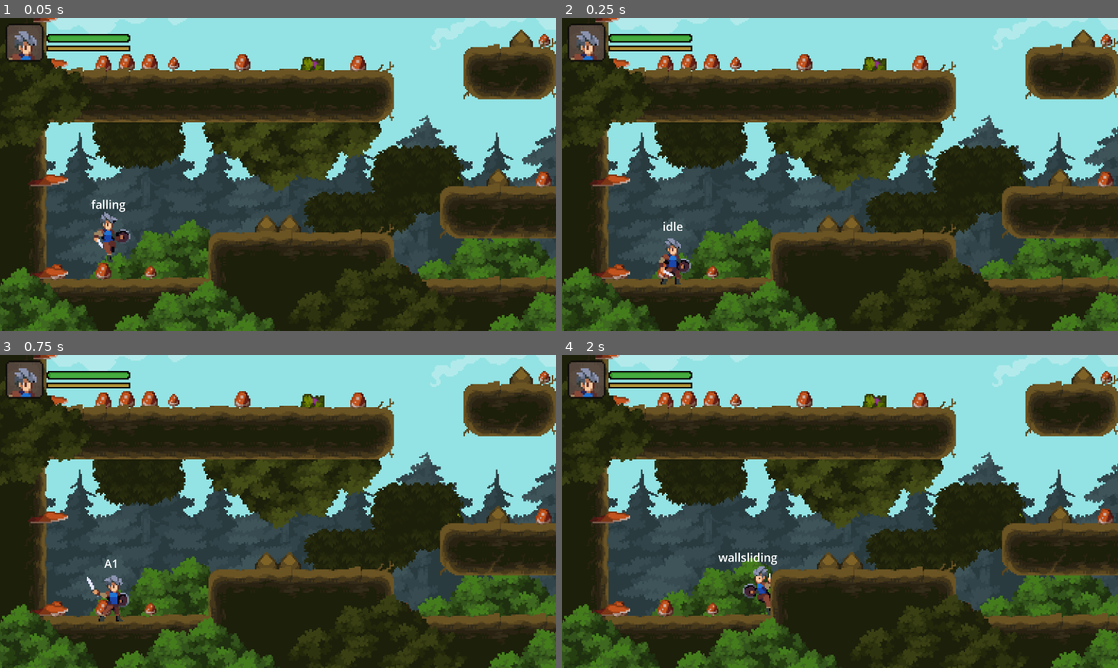
Above: before the commit, frames 1-4 (two rows, left to right).
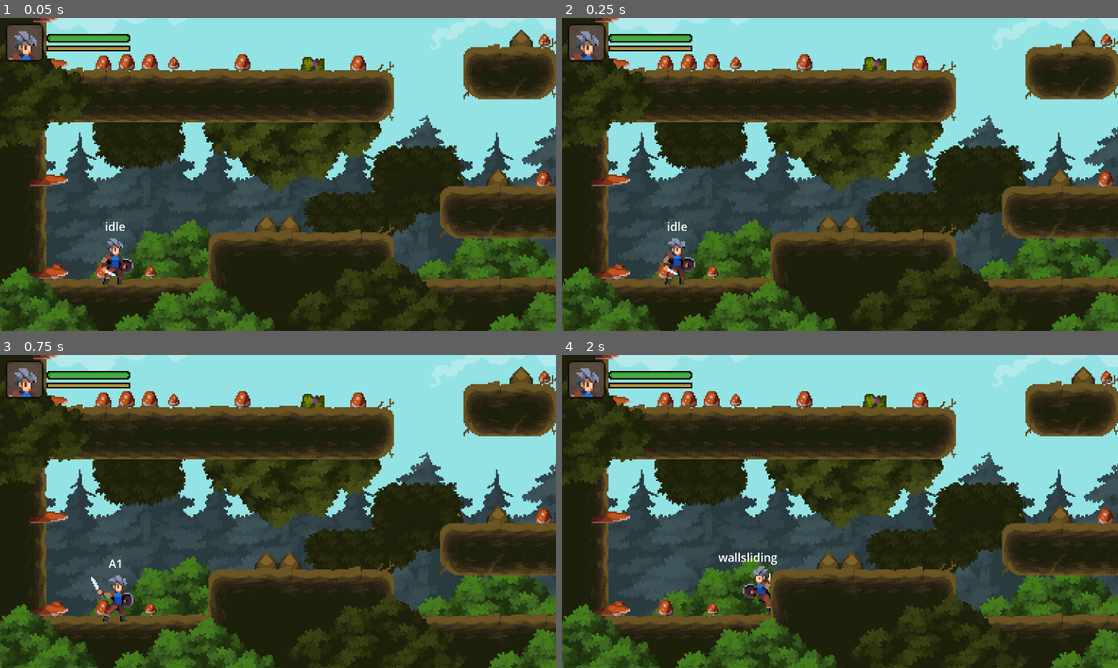
Above: after the commit, the same moments.

Repository: SKYDESTROY/lengend_of_knight
Game: Godot game, scene res://world/forest/world.tscn
Same seed, same stepped clock (60 frames per second), same inputs: the game is played once before the commit and once after it.
Inputs:
- Up to frame 1 (0.05 s): no input
- Up to frame 2 (0.25 s): no input
- Up to frame 3 (0.75 s): hold Right (move_right) from 0.53 s (still down); hold J (attack) from 0.53 s (still down)
- Up to frame 4 (2 s): keep holding Right (move_right); tap Space (jump) at 0.77, 1.52 s; release J (attack) at 1.28 s; tap E (interact) at 1.35 s

The runs differ from the first frame. In frame 1, 0.9% of the frame differs, in the area x 16-24%, y 58-86%; in frame 2, 0.6%; in frame 3, 0.6%; in frame 4, nothing differs.

Commit message:
转场效果

Diff:
--- a/global/game.gd
+++ b/global/game.gd
@@ -1,8 +1,18 @@
 extends Node
 @onready var player_states: States = $PlayerStates
-
+@onready var color_rect: ColorRect = $ColorRect
+func _ready() -> void:
+	color_rect.color.a = 0
 func changescene(path:String,entrypoint:String):
 	var tree:=get_tree()
+	#暂停游戏，防止转场操控和受到伤害
+	tree.paused = true
+	#等待淡入转场效果
+	var tween:=create_tween()
+	tween.set_pause_mode(Tween.TWEEN_PAUSE_PROCESS)
+	tween.tween_property(color_rect,"color:a",1,0.2)
+	await  tween.finished
+
 	tree.change_scene_to_file(path)
 	#等待新场景加载完毕
 	await tree.tree_changed
@@ -11,3 +21,8 @@
 		if node.name == entrypoint:
 			tree.current_scene.updateplayer(node.global_position,node.direction)
 			break
+	tree.paused = false
+	#等待淡出转场效果
+	tween=create_tween()
+	tween.set_pause_mode(Tween.TWEEN_PAUSE_PROCESS)
+	tween.tween_property(color_rect,"color:a",0,0.2)
--- a/global/game.tscn
+++ b/global/game.tscn
@@ -3,9 +3,15 @@
 [ext_resource type="Script" uid="uid://usoa45rc6ank" path="res://global/game.gd" id="1_80nbo"]
 [ext_resource type="Script" uid="uid://dsye2271dmflt" path="res://class/States.gd" id="2_e2o6t"]
 
-[node name="Game" type="Node"]
+[node name="Game" type="CanvasLayer"]
+layer = 99
 script = ExtResource("1_80nbo")
 
 [node name="PlayerStates" type="Node" parent="."]
 script = ExtResource("2_e2o6t")
 metadata/_custom_type_script = "uid://dsye2271dmflt"
+
+[node name="ColorRect" type="ColorRect" parent="."]
+offset_right = 384.0
+offset_bottom = 216.0
+color = Color(0, 0, 0, 1)
--- a/player.gd
+++ b/player.gd
@@ -68,7 +68,9 @@
 @onready var slidingrequsttimer: Timer = $slidingrequsttimer
 @onready var interaction_icon: AnimatedSprite2D = $interactionIcon
 
-
+func _ready() -> void:
+	#初始化场景时，使玩家在moveandclide获取isonfloor结果，防止进入fall状态
+	stand(defaultgravity,0.01)
 
 func _unhandled_input(event: InputEvent) -> void:
 	if event.is_action_pressed("interact") and interactablewith:
@@ -269,12 +271,12 @@
 	return state_machine.KEEP_CURRENT
 
 func transitionstate(from:State,to:State) :
-	#print("[%s] %s -> %s" %[
-		#Engine.get_physics_frames(),
-		#State.keys()[from] if from != -1 else "start",
-		#State.keys()[to],
-		#])
-		#
+	print("[%s] %s -> %s" %[
+		Engine.get_physics_frames(),
+		State.keys()[from] if from != -1 else "start",
+		State.keys()[to],
+		])
+
 
 	if from not in groundstates and to in groundstates :
 		airjumptimer.stop()
--- a/world/cave/Cave.gd
+++ b/world/cave/Cave.gd
@@ -18,4 +18,6 @@
 func updateplayer(pos:Vector2,direction:Player.Direction):
 	player.global_position = pos
 	player.direction = direction
+	#防止进入新场景高度落差产生landing动画
+	player.fallfromy = pos.y
 	camera_2d.reset_smoothing()
--- a/world/cave/Cave.tscn
+++ b/world/cave/Cave.tscn
@@ -13,7 +13,7 @@
 metadata/_edit_vertical_guides_ = [96.0]
 
 [node name="Player" parent="." instance=ExtResource("2_6vnai")]
-position = Vector2(74, 142)
+position = Vector2(72, 144)
 
 [node name="Camera2D" type="Camera2D" parent="Player"]
 position = Vector2(-1, -16)
--- a/world/forest/world.tscn
+++ b/world/forest/world.tscn
@@ -16,7 +16,7 @@
 metadata/_edit_vertical_guides_ = [96.0]
 
 [node name="Player" parent="." instance=ExtResource("2_fj7yv")]
-position = Vector2(93, 127)
+position = Vector2(96, 144)
 
 [node name="Camera2D" type="Camera2D" parent="Player"]
 position = Vector2(-1, -16)
@@ -55,16 +55,16 @@
 [node name="MineGate2" parent="TileMapLayer" instance=ExtResource("4_gbfbk")]
 position = Vector2(362, -149)
 path = "uid://dp6fclj68rf1y"
-entrypoint = "rightmentry"
+entrypoint = "rightentry"
 
 [node name="topentry" type="Marker2D" parent="TileMapLayer"]
-position = Vector2(336, -152)
+position = Vector2(336, -144)
 script = ExtResource("5_ioo17")
 direction = -1
 metadata/_custom_type_script = "uid://bgvme0jaboy0u"
 
 [node name="bottomentry" type="Marker2D" parent="TileMapLayer"]
-position = Vector2(720, 136)
+position = Vector2(720, 144)
 script = ExtResource("5_ioo17")
 direction = -1
 metadata/_custom_type_script = "uid://bgvme0jaboy0u"
